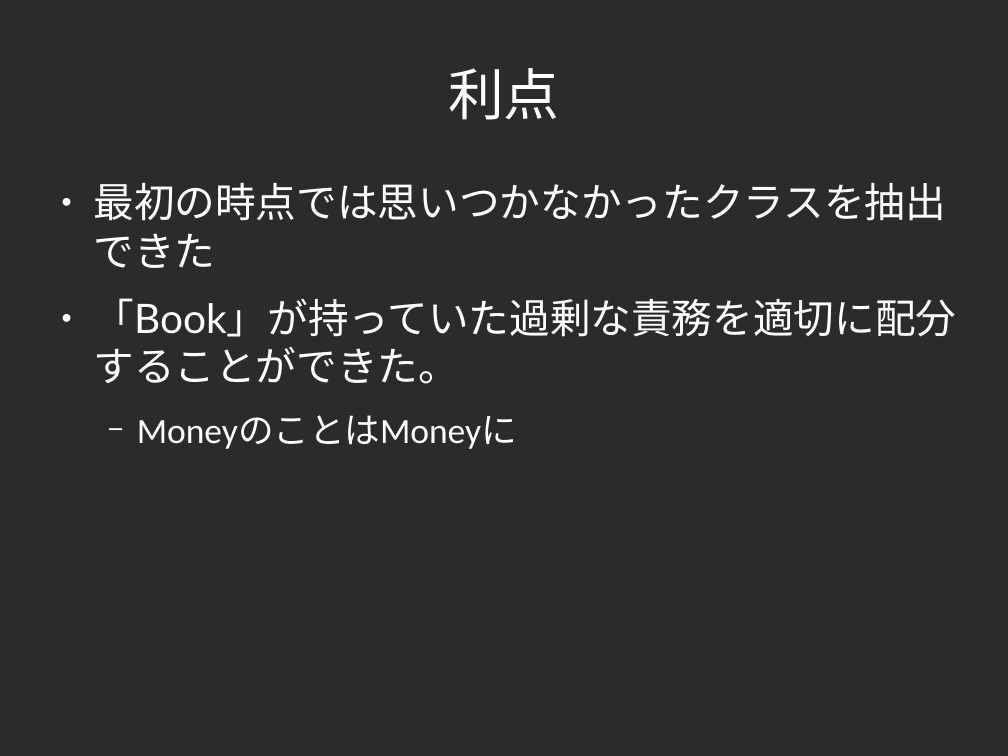
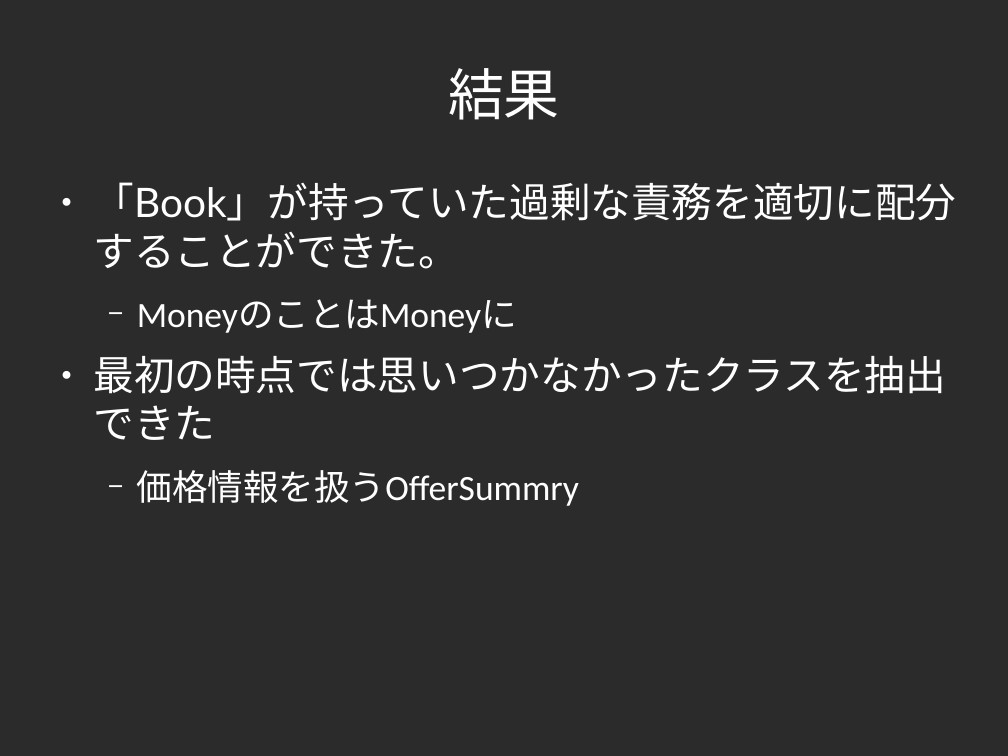
Before and after one commit to yojik/yojik-lib, a slide deck: slide 53 of 2009devsumi/oo_exercise/doc/devsum.odp (slide 47 before the commit). Drawn at 1008x756 pixels with LibreOffice and Linux fonts; fonts in the diff are those of the drawing; background and template pictures are left out; a plain dark background stands for a picture behind light text. Boxes give left, top, right and bottom in pixels: in the first picture for what was removed or moved away, otherwise in the second. Text is boxed around its words. In the diff, an @@ line names an element or a change of style, - is before the commit and + after.

```diff
--- a/2009devsumi/oo_exercise/doc/devsum.odp
+++ b/2009devsumi/oo_exercise/doc/devsum.odp
@@ title at bbox=[448, 68, 560, 120]: text changed @@
-利点
+結果
@@ text at bbox=[93, 183, 946, 268]: paragraph removed @@
-● 最初の時点では思いつかなかったクラスを抽出できた
@@ text at bbox=[93, 356, 946, 506]: paragraphs added @@
+● 最初の時点では思いつかなかったクラスを抽出できた
+  − 価格情報を扱うOfferSummry
```
Also in this commit, not shown: 41 other slides changed, 13 slides added, 2 slides removed, 1 other file.
